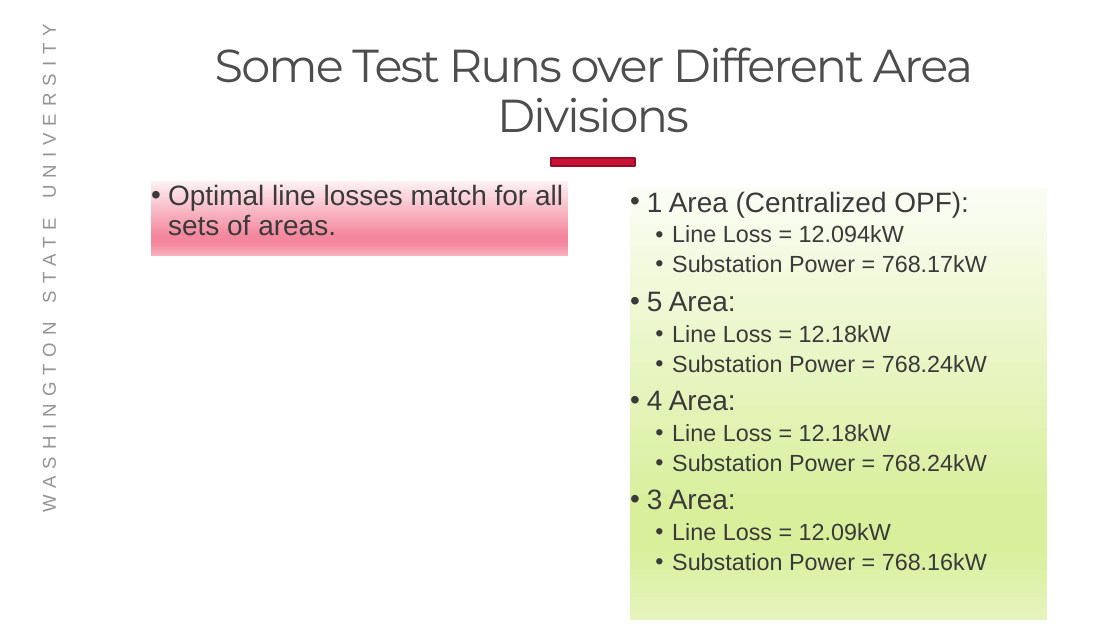
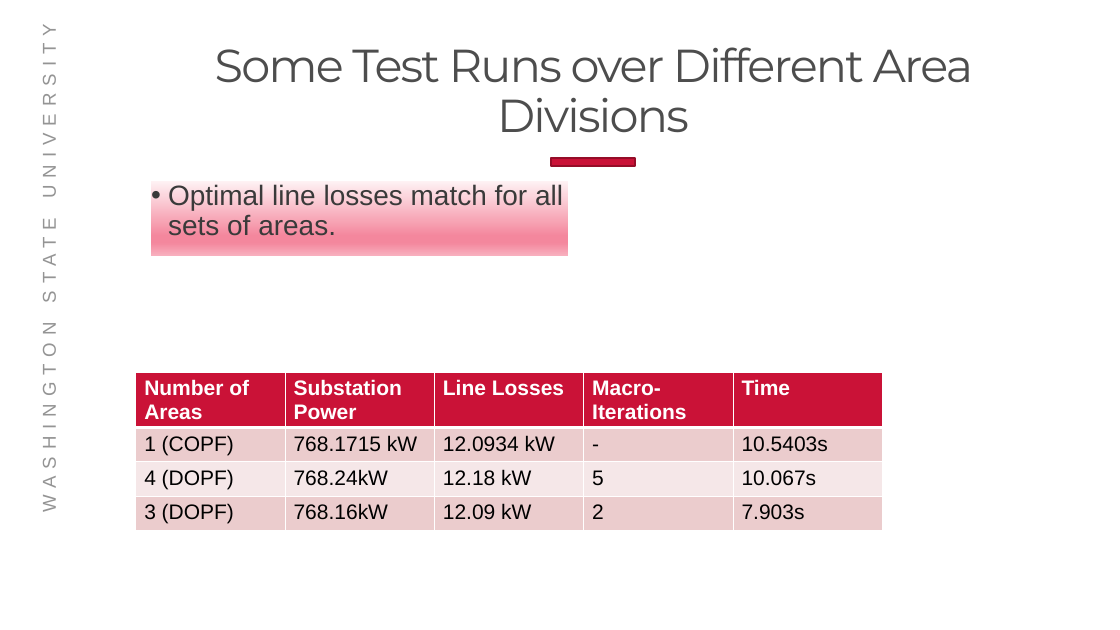
Before and after one commit to Realife-Brahmin/OriginalDocsHub, a slide deck: slide 12 of research_showcase/researchSummary_aryan_ritwajeet_jha.pptx (slide 10 before the commit). Drawn at 1120x630 pixels with LibreOffice and Linux fonts; fonts in the diff are those of the drawing; background and template pictures are left out. Boxes give left, top, right and bottom in pixels: in the first picture for what was removed or moved away, otherwise in the second. Text is boxed around its words. In the diff, an @@ line names an element or a change of style, - is before the commit and + after.

```diff
--- a/research_showcase/researchSummary_aryan_ritwajeet_jha.pptx
+++ b/research_showcase/researchSummary_aryan_ritwajeet_jha.pptx
@@ text removed at [630, 188, 1047, 621] @@
-• 1 Area (Centralized OPF):
-  • Line Loss = 12.094kW
-  • Substation Power = 768.17kW
-• 5 Area:
-  • Line Loss = 12.18kW
-  • Substation Power = 768.24kW
-• 4 Area:
-  • Line Loss = 12.18kW
-  • Substation Power = 768.24kW
-• 3 Area:
-  • Line Loss = 12.09kW
-  • Substation Power = 768.16kW
@@ table added at [136, 372, 884, 534], 4 rows, 5 columns @@
+Number of Areas | Substation Power | Line Losses | Macro-Iterations | Time
+1 (COPF) | 768.1715 kW | 12.0934 kW | - | 10.5403s
+4 (DOPF) | 768.24kW | 12.18 kW | 5 | 10.067s
+3 (DOPF) | 768.16kW | 12.09 kW | 2 | 7.903s
```
Also in this commit, not shown: 3 slides added, 1 slide removed, 7 other files.
